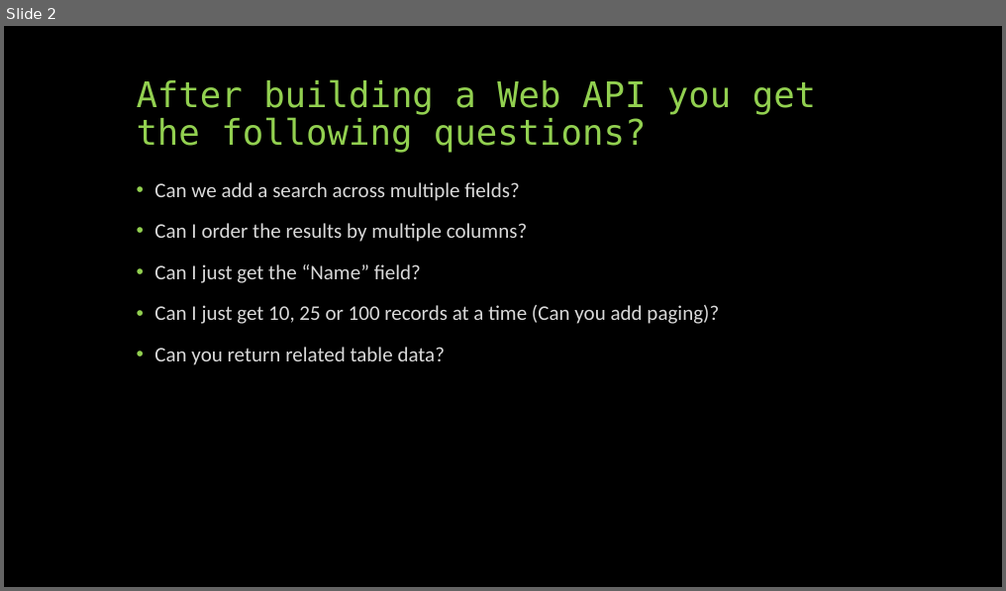
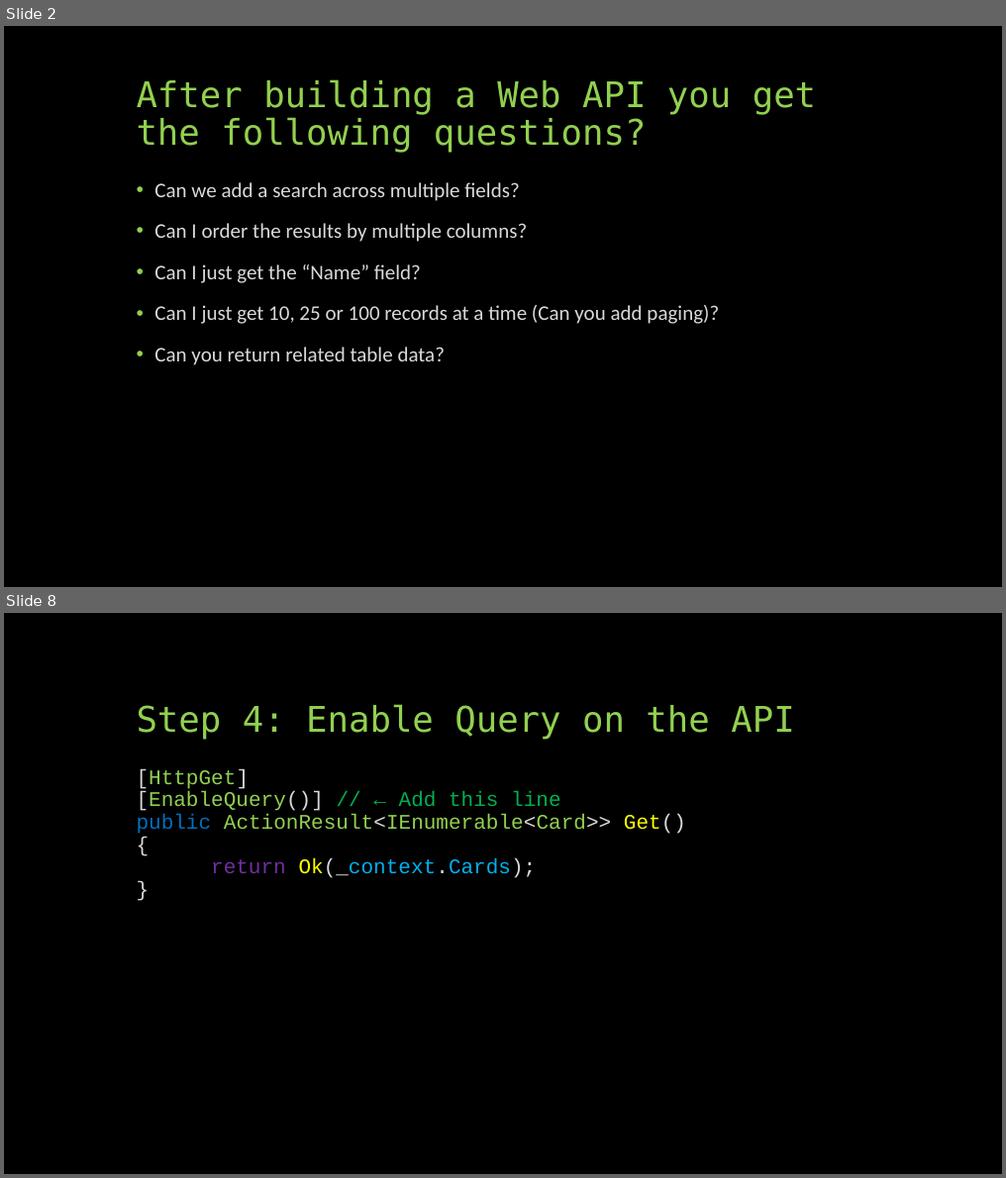
Before and after one commit to jeff-maxwell/mtg-api, a slide deck: Slides.pptx. Shown one above the other, each under a label of ours: slide 2 before the commit, slides 2 and 8 after it; the slides between them are not shown. The pictures are 1006x591 and 1006x1178 pixels, drawn with LibreOffice and Linux fonts; fonts in the diff are those of the drawing. Boxes give left, top, right and bottom in pixels: in the first picture for what was removed or moved away, otherwise in the second. Text is boxed around its words. In the diff, an @@ line names an element or a change of style, - is before the commit and + after.

```diff
--- a/Slides.pptx
+++ b/Slides.pptx
@@ slide 8 added at <box>4,613,1002,1174</box>, background #000000 @@
@@ title added at <box>137,704,794,740</box>, 34 pt, text #92D050 @@
+Step 4: Enable Query on the API
@@ text added at <box>137,769,686,878</box>, 20 pt, text #92D050 @@
+[HttpGet]
+[EnableQuery()] // ← Add this line
+public ActionResult<IEnumerable<Card>> Get()
+{
+return Ok(_context.Cards);
+}
```
Also in this commit, not shown: 2 slides changed, 5 other slides added, 1 other file.
